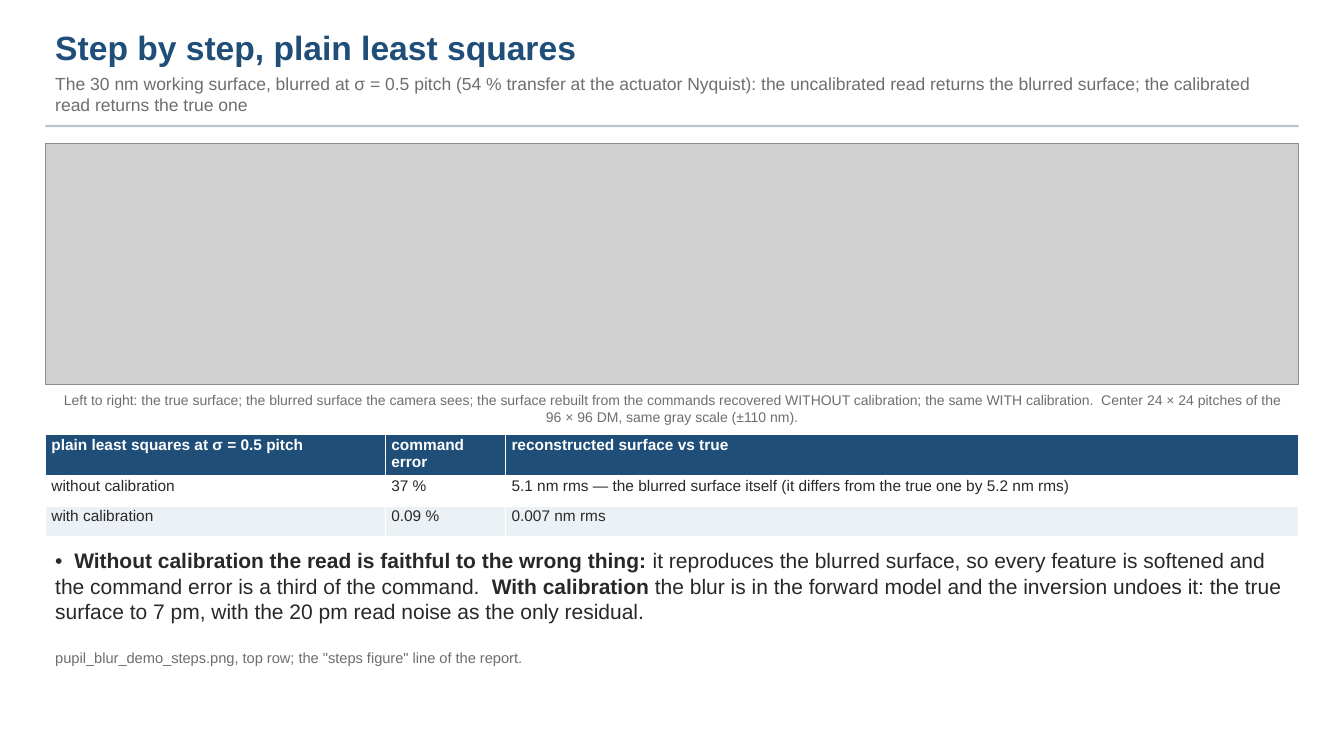
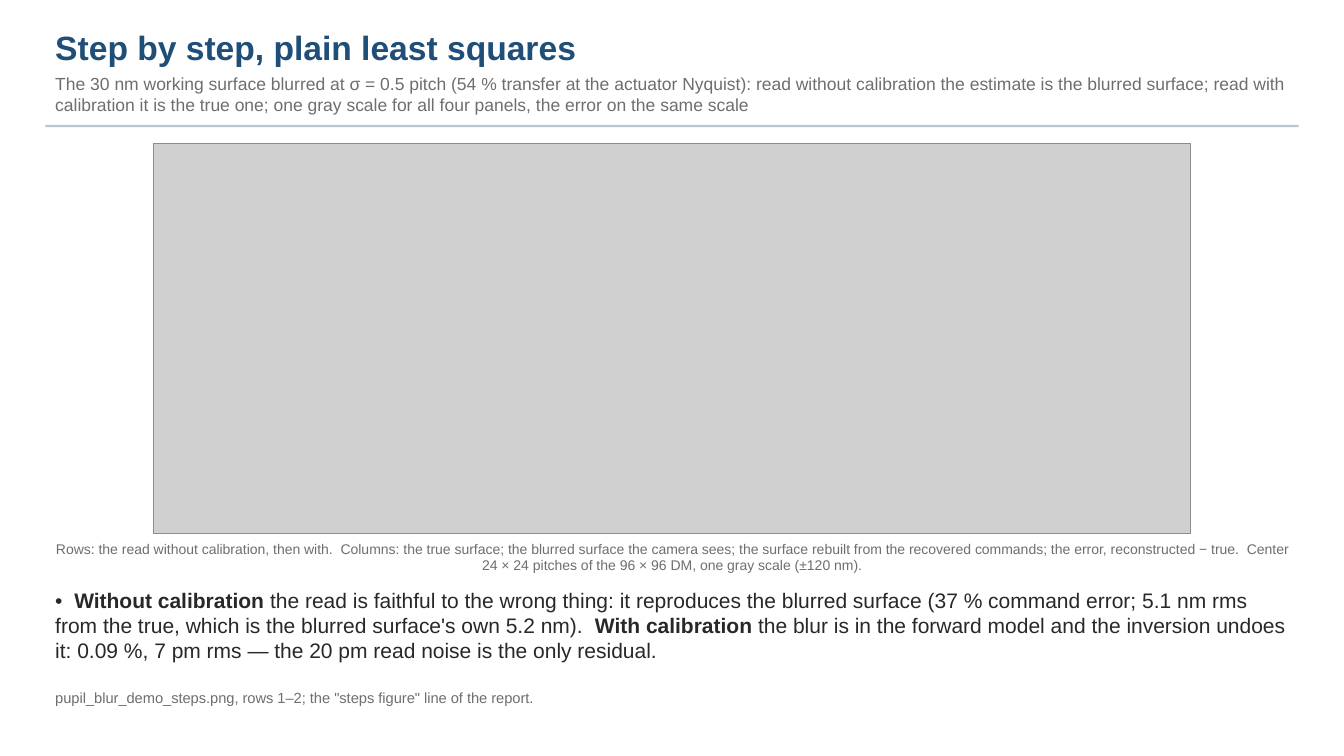
Before and after one commit to nasa-jpl/macos, a slide deck: slide 3 of demo_session/deck_blur.pptx. Drawn at 1344x756 pixels with LibreOffice and Linux fonts; fonts in the diff are those of the drawing; grey boxes stand for pictures. Boxes give left, top, right and bottom in pixels: in the first picture for what was removed or moved away, otherwise in the second. Text is boxed around its words. In the diff, an @@ line names an element or a change of style, - is before the commit and + after.

```diff
--- a/demo_session/deck_blur.pptx
+++ b/demo_session/deck_blur.pptx
@@ text at <box>55,77,1284,115</box>: text changed @@
-The 30 nm working surface, blurred at σ = 0.5 pitch (54 % transfer at the actuator Nyquist): the uncalibrated read returns the blurred surface; the calibrated read returns the true one
+The 30 nm working surface blurred at σ = 0.5 pitch (54 % transfer at the actuator Nyquist): read without calibration the estimate is the blurred surface; read with calibration it is the true one; one gray scale for all four panels, the error on the same scale
@@ picture: place and size @@
-picture at <box>45,143,1299,385</box>
+picture at <box>153,143,1191,533</box>
@@ table removed at <box>45,435,1299,527</box>, 3 rows, 3 columns @@
-plain least squares at σ = 0.5 pitch | command error | reconstructed surface vs true
-without calibration | 37 % | 5.1 nm rms — the blurred surface itself (it differs from the true one by 5.2 nm rms)
-with calibration | 0.09 % | 0.007 nm rms
@@ text at <box>56,544,1289,573</box>: text changed @@
-Left to right: the true surface; the blurred surface the camera sees; the surface rebuilt from the commands recovered WITHOUT calibration; the same WITH calibration. Center 24 × 24 pitches of the 96 × 96 DM, same gray scale (±110 nm).
+Rows: the read without calibration, then with. Columns: the true surface; the blurred surface the camera sees; the surface rebuilt from the recovered commands; the error, reconstructed − true. Center 24 × 24 pitches of the 96 × 96 DM, one gray scale (±120 nm).
@@ text at <box>55,592,1285,663</box>: text changed @@
-• Without calibration the read is faithful to the wrong thing: it reproduces the blurred surface, so every feature is softened and the command error is a third of the command. With calibration the blur is in the forward model and the inversion undoes it: the true surface to 7 pm, with the 20 pm read noise as the only residual.
+• Without calibration the read is faithful to the wrong thing: it reproduces the blurred surface (37 % command error; 5.1 nm rms from the true, which is the blurred surface's own 5.2 nm). With calibration the blur is in the forward model and the inversion undoes it: 0.09 %, 7 pm rms — the 20 pm read noise is the only residual.
@@ text at <box>55,692,533,706</box>: text changed @@
-pupil_blur_demo_steps.png, top row; the "steps figure" line of the report.
+pupil_blur_demo_steps.png, rows 1–2; the "steps figure" line of the report.
```
Also in this commit, not shown: 5 other slides changed, 3 slides added, 1 slide removed, 7 other files.
